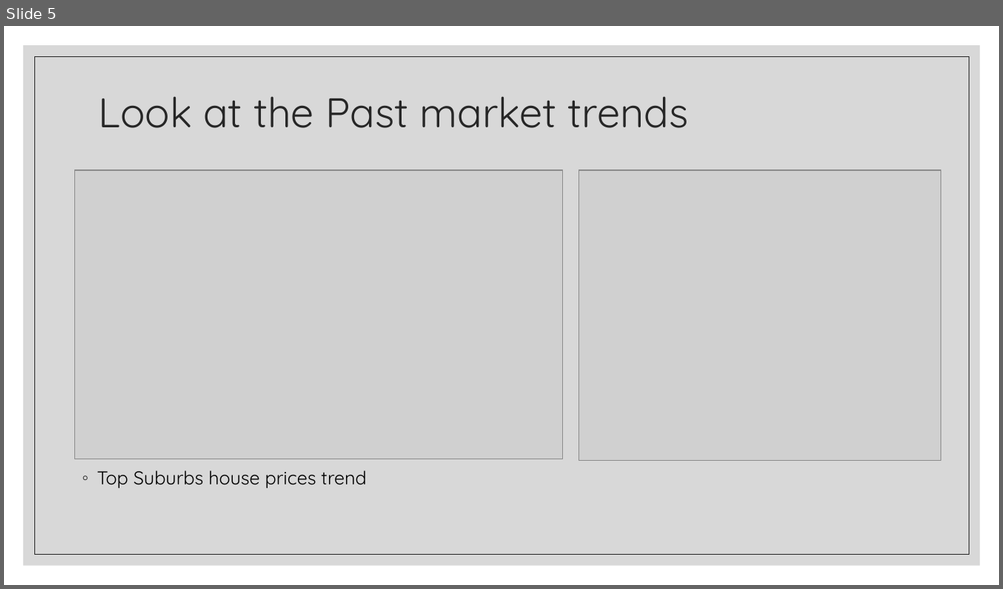
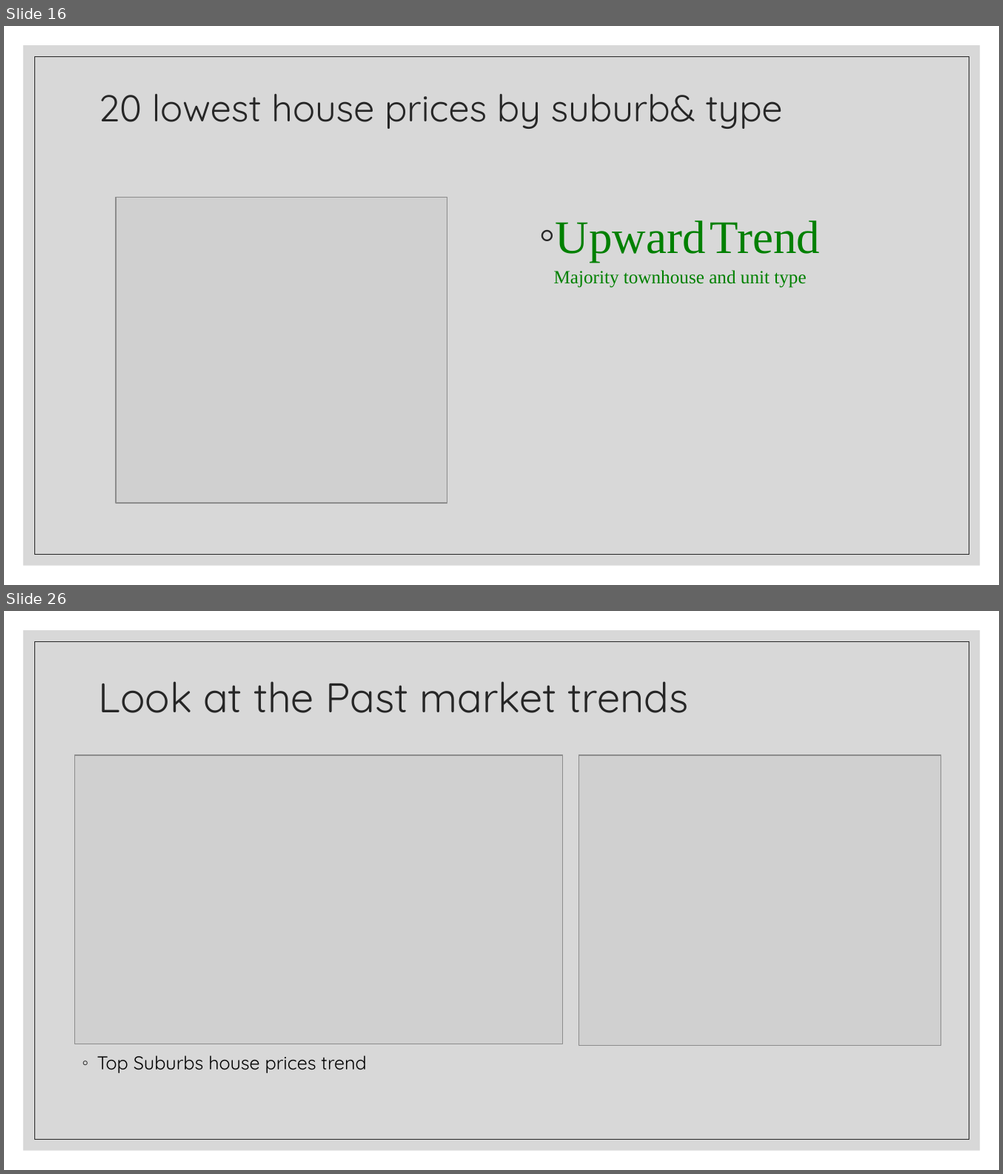
Before and after one commit to Franco1230/Data-Bootcamp-Project-1, a slide deck: Crime Rate Analysis/catherine part.pptx. Shown one above the other, each under a label of ours: slide 5 before the commit, slides 16 and 26 after it; the slides between them are not shown. The pictures are 1003x589 and 1003x1174 pixels, drawn with LibreOffice and Linux fonts; fonts in the diff are those of the drawing; grey boxes stand for pictures. Boxes give left, top, right and bottom in pixels: in the first picture for what was removed or moved away, otherwise in the second. Text is boxed around its words. In the diff, an @@ line names an element or a change of style, - is before the commit and + after.

```diff
--- a/Crime Rate Analysis/catherine part.pptx
+++ b/Crime Rate Analysis/catherine part.pptx
@@ slide 16 added at (x1=4, y1=26, x2=999, y2=585), background #FFFFFF; not listed: 2 template elements that a slide beside it also shows @@
@@ title added at (x1=99, y1=93, x2=782, y2=129), 36 pt, text #262626 @@
+20 lowest house prices by suburb& type
@@ picture added at (x1=116, y1=198, x2=447, y2=503) @@
@@ text added at (x1=554, y1=221, x2=819, y2=288), 18 pt, text #008000 @@
+◦ Upward Trend
+  Majority townhouse and unit type
@@ what was slide 5 is now slide 26 @@
```
Also in this commit, not shown: 4 slides changed, 22 other slides added, 5 other files.
